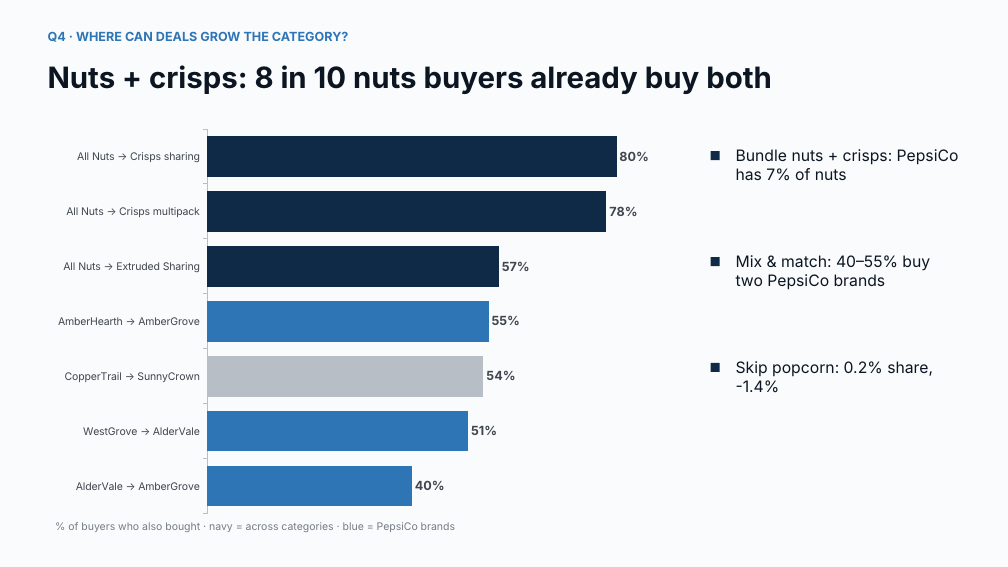
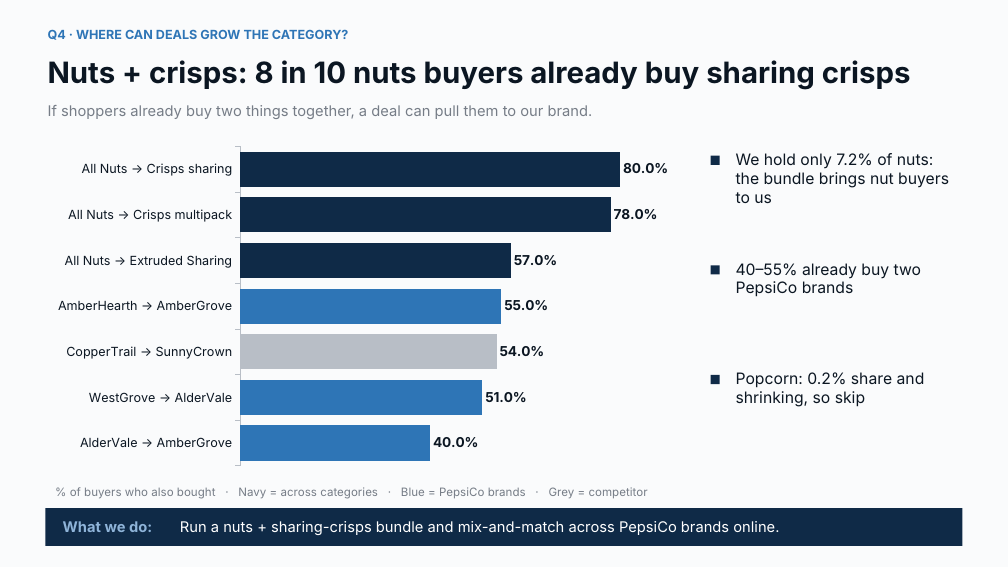
Before and after one commit to harshjunekumar/test-sample, a slide deck: slide 9 of pepsico_savoury_case/UK_Savoury_Growth_Story.pptx (slide 8 before the commit). Drawn at 1008x567 pixels with LibreOffice and Linux fonts; fonts in the diff are those of the drawing. Boxes give left, top, right and bottom in pixels: in the first picture for what was removed or moved away, otherwise in the second. Text is boxed around its words. In the diff, an @@ line names an element or a change of style, - is before the commit and + after.

```diff
--- a/pepsico_savoury_case/UK_Savoury_Growth_Story.pptx
+++ b/pepsico_savoury_case/UK_Savoury_Growth_Story.pptx
@@ text at bbox=[48, 60, 911, 90]: text changed @@
-Nuts + crisps: 8 in 10 nuts buyers already buy both
+Nuts + crisps: 8 in 10 nuts buyers already buy sharing crisps
@@ text added at bbox=[48, 105, 593, 119], 14 pt, text #767D87 @@
+If shoppers already buy two things together, a deal can pull them to our brand.
@@ bar chart at bbox=[45, 140, 681, 473] @@
@@ data labels of Series 1 changed @@
@@ category axis changed @@
@@ value axis changed @@
@@ bar spacing changed @@
@@ lettering changed @@
@@ bar chart: place and size @@
-bar chart at bbox=[45, 121, 681, 522]
+bar chart at bbox=[45, 140, 681, 473]
@@ rectangle: place and size @@
-rectangle at bbox=[711, 151, 720, 160]
+rectangle at bbox=[711, 156, 720, 165]
@@ text at bbox=[736, 153, 949, 203]: text changed @@
-Bundle nuts + crisps: PepsiCo has 7% of nuts
+We hold only 7.2% of nuts: the bundle brings nut buyers to us
@@ rectangle: place and size @@
-rectangle at bbox=[711, 257, 720, 266]
+rectangle at bbox=[711, 265, 720, 274]
@@ text at bbox=[736, 263, 921, 297]: text changed @@
-Mix & match: 40–55% buy two PepsiCo brands
+40–55% already buy two PepsiCo brands
@@ rectangle: place and size @@
-rectangle at bbox=[711, 363, 720, 372]
+rectangle at bbox=[711, 375, 720, 384]
@@ text at bbox=[736, 372, 925, 407]: text changed @@
-Skip popcorn: 0.2% share, -1.4%
+Popcorn: 0.2% share and shrinking, so skip
@@ rectangle added at bbox=[45, 508, 963, 546], fill #0F2A47 @@
@@ text at bbox=[70, 487, 648, 499]: text changed; size 10 to 11 pt @@
-% of buyers who also bought · navy = across categories · blue = PepsiCo brands
+% of buyers who also bought · Navy = across categories · Blue = PepsiCo brands · Grey = competitor
@@ text added at bbox=[63, 521, 152, 532], 14 pt, text #8FB4D9, bold @@
+What we do:
@@ text added at bbox=[180, 521, 779, 535], 14 pt, text #FFFFFF @@
+Run a nuts + sharing-crisps bundle and mix-and-match across PepsiCo brands online.
```
Also in this commit, not shown: 10 other slides changed, 2 slides added, 1 slide removed, 1 other file.
